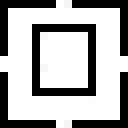
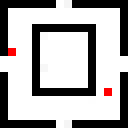
Layered file, before and after one edit (128x128). Changes by layer:
painted on "Background" over left=8, top=48, right=112, bottom=96
